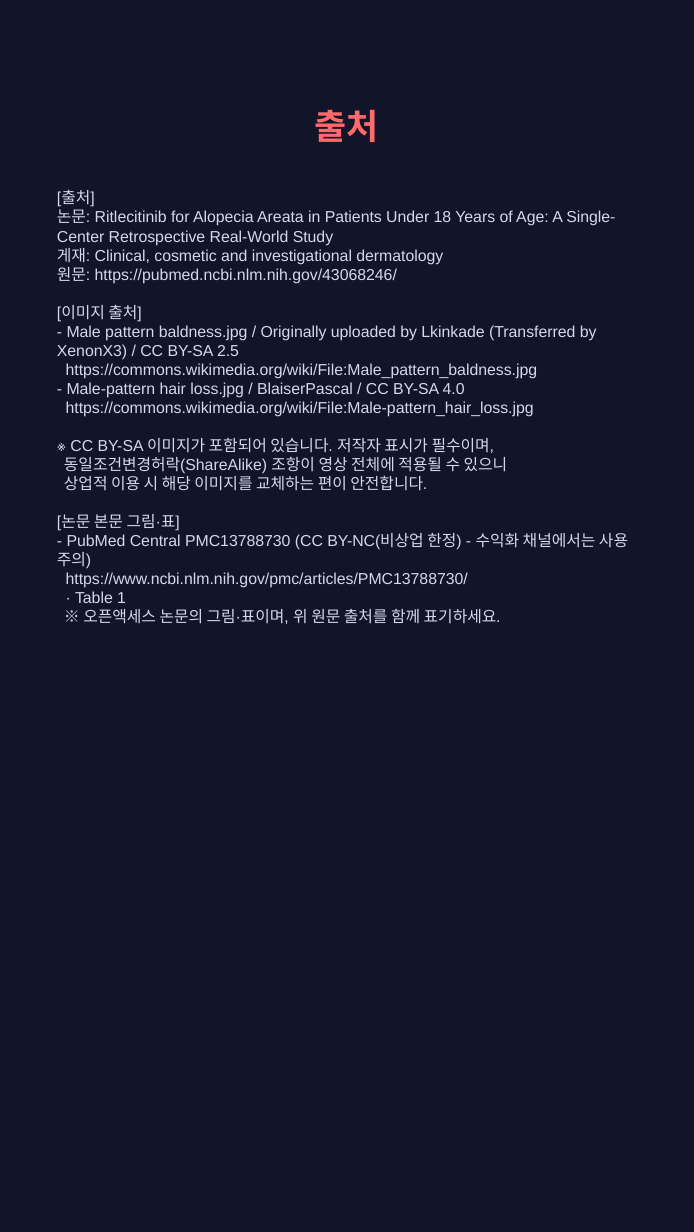
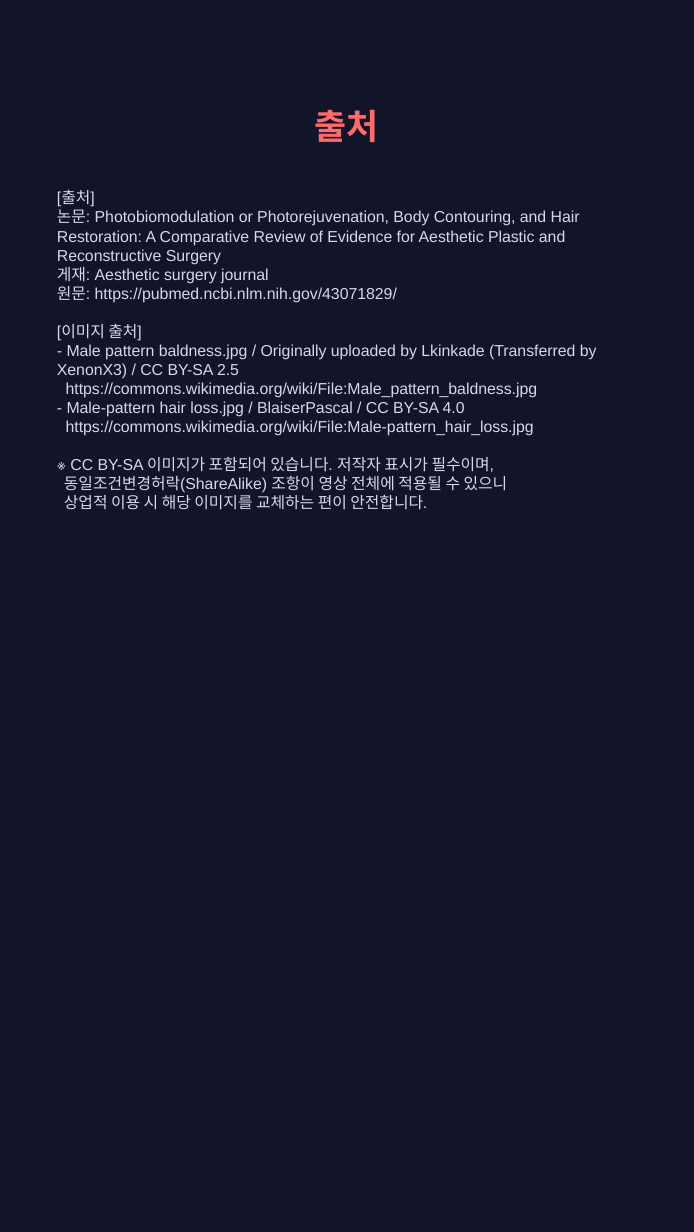
Before and after one commit to hyokang2010-BJ-ANTH/product-builder-test, a slide deck: slide 10 of pwa/data/latest/slides.pptx. Drawn at 694x1232 pixels with LibreOffice and Linux fonts; fonts in the diff are those of the drawing. Boxes give left, top, right and bottom in pixels: in the first picture for what was removed or moved away, otherwise in the second. Text is boxed around its words. In the diff, an @@ line names an element or a change of style, - is before the commit and + after.

```diff
--- a/pwa/data/latest/slides.pptx
+++ b/pwa/data/latest/slides.pptx
@@ text at box(57, 191, 597, 510): text changed @@
-[출처]
-논문: Ritlecitinib for Alopecia Areata in Patients Under 18 Years of Age: A Single-Center Retrospective Real-World Study
-게재: Clinical, cosmetic and investigational dermatology
-원문: https://pubmed.ncbi.nlm.nih.gov/43068246/
-[이미지 출처]
-- Male pattern baldness.jpg / Originally uploaded by Lkinkade (Transferred by XenonX3) / CC BY-SA 2.5
-https://commons.wikimedia.org/wiki/File:Male_pattern_baldness.jpg
-- Male-pattern hair loss.jpg / BlaiserPascal / CC BY-SA 4.0
-https://commons.wikimedia.org/wiki/File:Male-pattern_hair_loss.jpg
-※ CC BY-SA 이미지가 포함되어 있습니다. 저작자 표시가 필수이며,
-동일조건변경허락(ShareAlike) 조항이 영상 전체에 적용될 수 있으니
-상업적 이용 시 해당 이미지를 교체하는 편이 안전합니다.
-[논문 본문 그림·표]
-- PubMed Central PMC13788730 (CC BY-NC(비상업 한정) - 수익화 채널에서는 사용 주의)
-https://www.ncbi.nlm.nih.gov/pmc/articles/PMC13788730/
-· Table 1
-※ 오픈액세스 논문의 그림·표이며, 위 원문 출처를 함께 표기하세요.
+[출처]
+논문: Photobiomodulation or Photorejuvenation, Body Contouring, and Hair Restoration: A Comparative Review of Evidence for Aesthetic Plastic and Reconstructive Surgery
+게재: Aesthetic surgery journal
+원문: https://pubmed.ncbi.nlm.nih.gov/43071829/
+[이미지 출처]
+- Male pattern baldness.jpg / Originally uploaded by Lkinkade (Transferred by XenonX3) / CC BY-SA 2.5
+https://commons.wikimedia.org/wiki/File:Male_pattern_baldness.jpg
+- Male-pattern hair loss.jpg / BlaiserPascal / CC BY-SA 4.0
+https://commons.wikimedia.org/wiki/File:Male-pattern_hair_loss.jpg
+※ CC BY-SA 이미지가 포함되어 있습니다. 저작자 표시가 필수이며,
+동일조건변경허락(ShareAlike) 조항이 영상 전체에 적용될 수 있으니
+상업적 이용 시 해당 이미지를 교체하는 편이 안전합니다.
```
Also in this commit, not shown: 3 other slides changed, 4 slides added, 4 slides removed, 27 other files.
